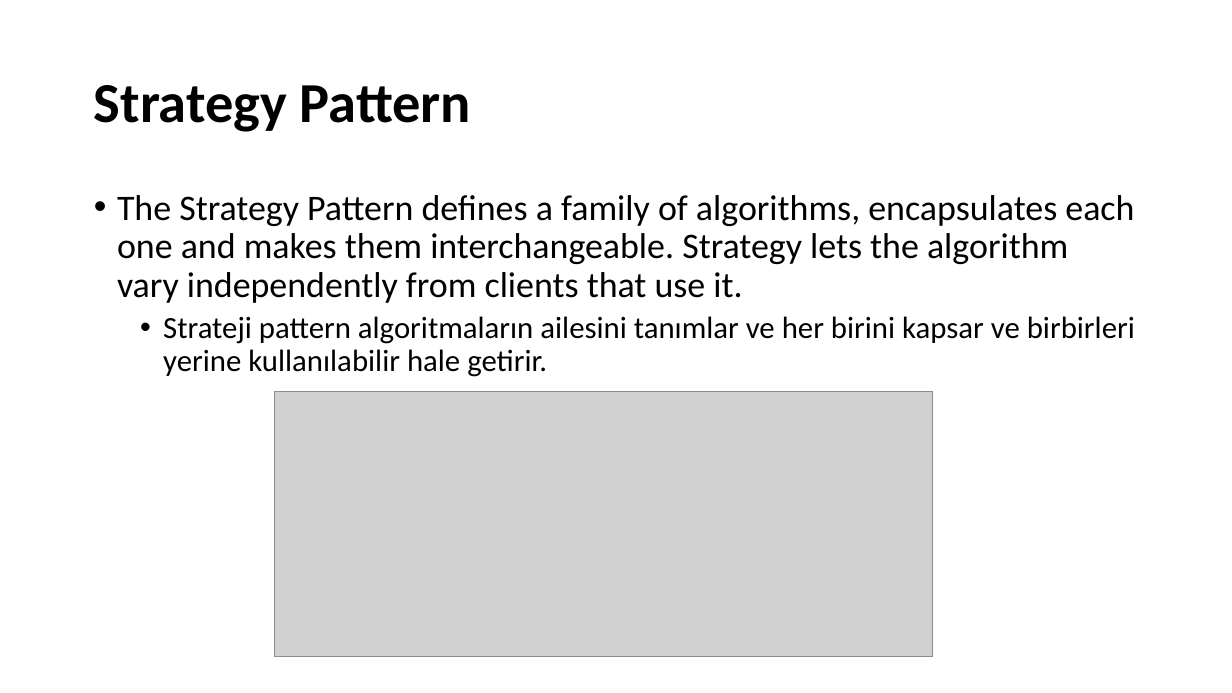
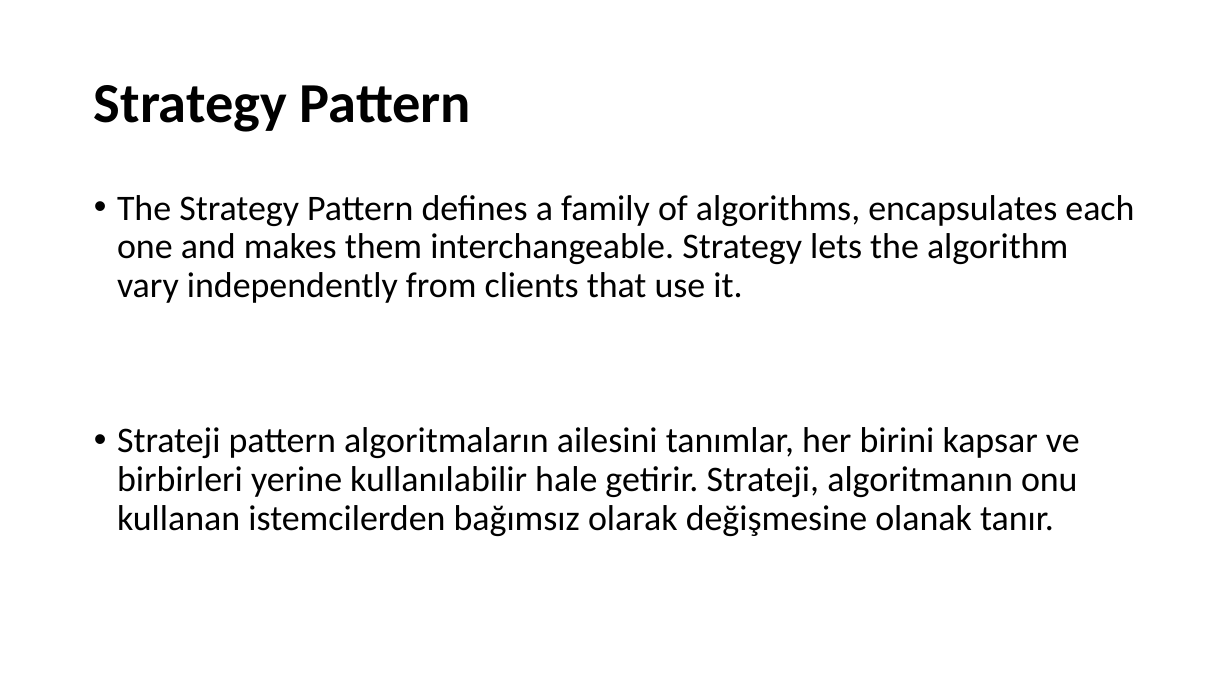
Before and after one commit to umiitkose/DesignPattern-Umiitkose, a slide deck: slide 7 of Tasarımdesenleri.pptx (slide 6 before the commit). Drawn at 1232x693 pixels with LibreOffice and Linux fonts; fonts in the diff are those of the drawing; grey boxes stand for pictures. Boxes give left, top, right and bottom in pixels: in the first picture for what was removed or moved away, otherwise in the second. Text is boxed around its words. In the diff, an @@ line names an element or a change of style, - is before the commit and + after.

```diff
--- a/Tasarımdesenleri.pptx
+++ b/Tasarımdesenleri.pptx
@@ picture removed at box(274, 392, 933, 656) @@
@@ text at box(117, 427, 1080, 536): text changed; size 24 to 28 pt @@
-  • Strateji pattern algoritmaların ailesini tanımlar ve her birini kapsar ve birbirleri yerine kullanılabilir hale getirir.
+• Strateji pattern algoritmaların ailesini tanımlar, her birini kapsar ve birbirleri yerine kullanılabilir hale getirir. Strateji, algoritmanın onu kullanan istemcilerden bağımsız olarak değişmesine olanak tanır.
```
Also in this commit, not shown: 4 other slides changed, 10 slides added, 17 other files.
